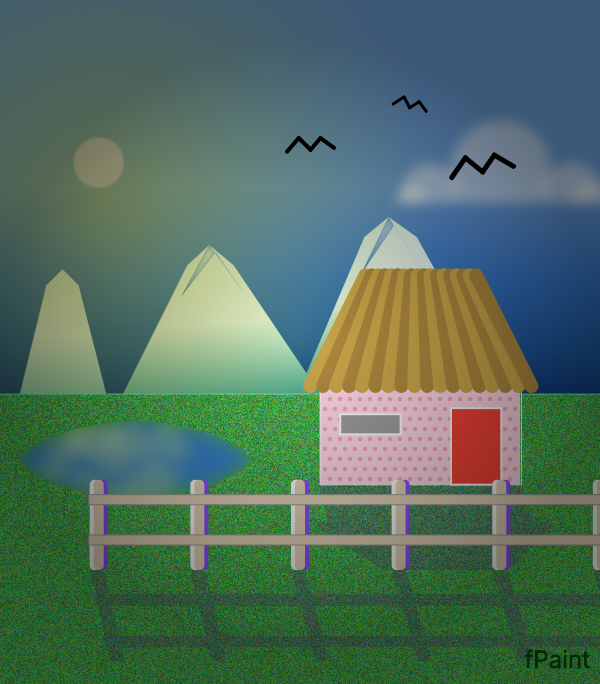
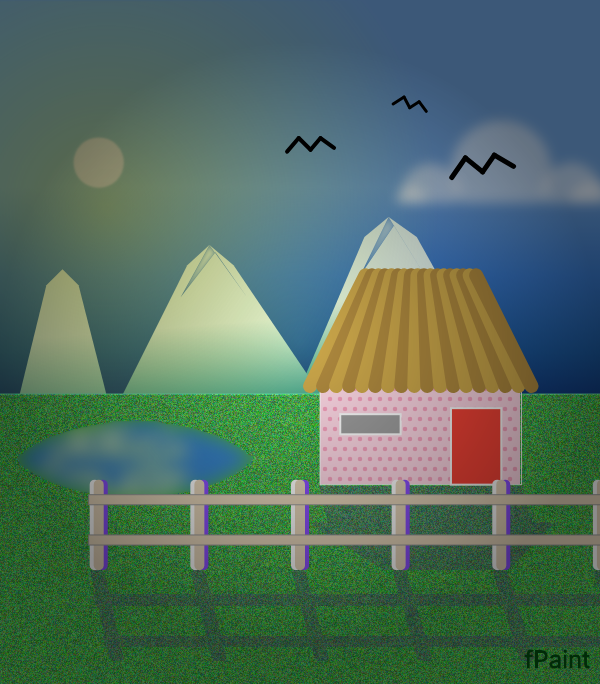
Before/after of a (600, 684) layered artwork. What changed in the layer stack:
painted on "Land" over [0, 394, 600, 684]
